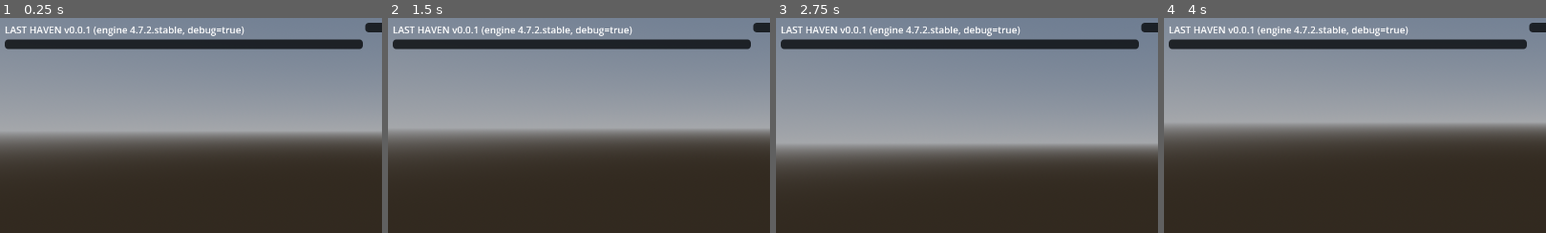
Above: before the commit, frames 1-4 (left to right).
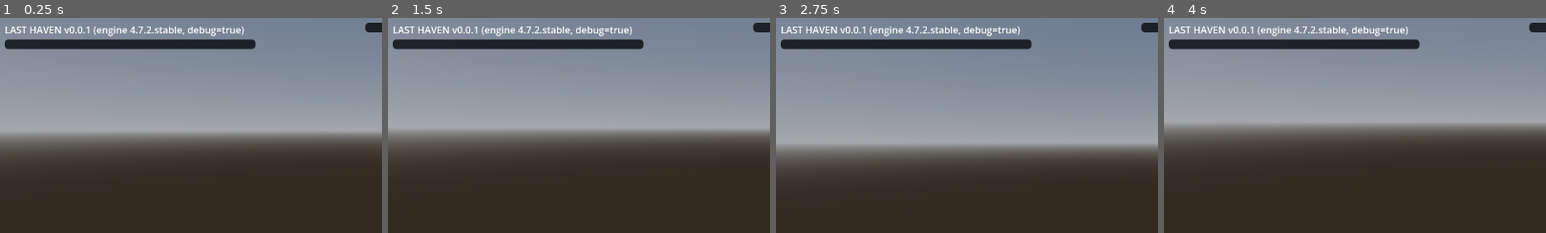
Above: after the commit, the same moments.

Repository: daesunryang/Project-ZSS
Game: Godot game, scene res://scenes/main/main.tscn
The game is run twice, just before and just after one commit, with the same random seed, the same clock (stepped at 60 frames per second) and the same inputs.
Inputs (mouse positions are % of the whole screen's width and height, from its top left):
- Up to frame 1 (0.25 s): no input
- Up to frame 2 (1.5 s): tap Enter at 0.5 s; move the mouse to (55, 50) at 0.52 s; hold W (move_forward) from 0.53 s (still down); tap U (container_take) at 0.6 s; click (55, 50) at 0.67 s; tap Ctrl (drop_stack) at 0.8, 1.35 s; tap Y (trade_accept) at 1.25 s; move the mouse to (45, 50) at 1.27 s
- Up to frame 3 (2.75 s): keep holding W (move_forward); tap C (prone) at 1.55, 2.1 s; tap Y (trade_accept) at 2 s; move the mouse to (52, 48) at 2.02 s; tap R (rest) at 2.3 s
- Up to frame 4 (4 s): keep holding W (move_forward); tap Y (trade_accept) at 2.75, 3.05, 3.5, 3.6 s; move the mouse to (49, 52) at 2.77 s; tap R (rest) at 2.85 s; click (49, 52) at 2.92 s; move the mouse to (57, 51) at 3.52 s; tap U (container_take) at 3.8 s
The pictures show only the part of the screen within x 0-50%, y 0-50%; the shares and areas given below are measured in that part.

The runs differ from the first frame. In frame 1, 1.4% of the frame differs, in the area x 66-95%, y 9-15%; in frame 2, 1.4%; in frame 3, 1.4%; in frame 4, 1.4%.

Commit message:
Fix the build preview aim and the left HUD width a real window showed
The build preview no longer picks a spot beyond the 4 m placement range
or the player's own tile/edge with the default camera: the aim point is
pulled into range in front of the player, so the ghost is valid (green).
The left HUD column is narrower (setting) and wraps instead of covering
half the screen. docs/15 §16.2 gets the PERF-2 traffic table measured
again after the ENet bandwidth fix (FASTLZ stays the default).

Checked in a real 1280x720 window by the coordinator: no overlap, the
ghost is valid but still mostly hidden behind the character (follow-up).

Implemented by Codex; checked by the coordinator.

Co-Authored-By: Claude Opus 5.5 <noreply@anthropic.com>

Diff:
--- a/data/tuning/client_presentation_settings.tres
+++ b/data/tuning/client_presentation_settings.tres
@@ -20,6 +20,7 @@
 attack_result_duration_sec = 2.0
 hud_event_line_count = 5
 hud_panel_color = Color(0.035, 0.045, 0.055, 0.82)
+hud_left_column_width_px = 420
 hud_panel_padding_px = 8
 hud_panel_corner_radius_px = 6
 hud_stack_separation_px = 6
--- a/scenes/main/client_view.tscn
+++ b/scenes/main/client_view.tscn
@@ -72,7 +72,7 @@
 unique_name_in_owner = true
 offset_left = 8.0
 offset_top = 36.0
-offset_right = 608.0
+offset_right = 428.0
 offset_bottom = 36.0
 
 [node name="LeftHudStack" type="VBoxContainer" parent="Hud/LeftHudPanel"]
@@ -83,18 +83,21 @@
 unique_name_in_owner = true
 visible = false
 layout_mode = 2
+autowrap_mode = 3
 text = "생존 상태"
 
 [node name="InventoryLabel" type="Label" parent="Hud/LeftHudPanel/LeftHudStack"]
 unique_name_in_owner = true
 visible = false
 layout_mode = 2
+autowrap_mode = 3
 text = "소지품"
 
 [node name="TradeLabel" type="Label" parent="Hud/LeftHudPanel/LeftHudStack"]
 unique_name_in_owner = true
 visible = false
 layout_mode = 2
+autowrap_mode = 3
 text = "거래"
 
 [node name="RightHudPanel" type="PanelContainer" parent="Hud"]
--- a/scripts/presentation/build_mode_policy.gd
+++ b/scripts/presentation/build_mode_policy.gd
@@ -4,6 +4,8 @@
 ## Results are suggestions only; BuildingService remains authoritative.
 
 const NO_HIT: Dictionary = {"hit": false}
+const AIM_SAMPLE_STEP_FRACTION: float = 0.25
+const AIM_RANGE_EPSILON_M: float = 0.0001
 
 
 static func ground_hit(ray_origin: Vector3, ray_direction: Vector3, ground_y: float, ray_length_m: float) -> Variant:
@@ -16,6 +18,71 @@
 	if distance < 0.0 or distance > ray_length_m:
 		return null
 	return ray_origin + direction * distance
+
+
+## Picks the grid slot nearest the ground point under the centre ray while
+## keeping its anchor in placement range and off the tile/edges occupied by
+## the local player. This only moves the client ghost; the server still owns
+## placement validation.
+static func aimed_placement(ray_origin: Vector3, ray_direction: Vector3, ground_y: float, ray_length_m: float, player_position: Vector3, placement_range_m: float, definition: StructureDefinition, grid: StructureGrid, rotation_steps: int) -> Dictionary:
+	if definition == null or grid == null or placement_range_m <= 0.0 or not player_position.is_finite():
+		return NO_HIT
+	var hit: Variant = ground_hit(ray_origin, ray_direction, ground_y, ray_length_m)
+	if not hit is Vector3:
+		return NO_HIT
+	var ground_point: Vector3 = hit as Vector3
+	var flat_aim: Vector2 = Vector2(ground_point.x - player_position.x, ground_point.z - player_position.z)
+	if flat_aim.is_zero_approx():
+		flat_aim = Vector2(ray_direction.x, ray_direction.z)
+	if flat_aim.is_zero_approx():
+		return NO_HIT
+	var forward: Vector2 = flat_aim.normalized()
+	var preferred_distance: float = minf(flat_aim.length(), placement_range_m)
+	var step_m: float = maxf(grid.module_m * AIM_SAMPLE_STEP_FRACTION, AIM_RANGE_EPSILON_M)
+	var step_count: int = ceili(placement_range_m / step_m) + 1
+	var candidate: Dictionary = _placement_at_distance(player_position, ground_y, forward, preferred_distance, definition, grid, rotation_steps)
+	if _candidate_fits_aim(candidate, definition, grid, player_position, placement_range_m):
+		return candidate
+	# Search nearest to the intended point. A far intersection searches back
+	# toward the player; an intersection on the player searches forward.
+	for index: int in range(1, step_count + 1):
+		var delta_m: float = float(index) * step_m
+		var inward_distance: float = preferred_distance - delta_m
+		if inward_distance >= 0.0:
+			candidate = _placement_at_distance(player_position, ground_y, forward, inward_distance, definition, grid, rotation_steps)
+			if _candidate_fits_aim(candidate, definition, grid, player_position, placement_range_m):
+				return candidate
+		var outward_distance: float = preferred_distance + delta_m
+		if outward_distance <= placement_range_m:
+			candidate = _placement_at_distance(player_position, ground_y, forward, outward_distance, definition, grid, rotation_steps)
+			if _candidate_fits_aim(candidate, definition, grid, player_position, placement_range_m):
+				return candidate
+	return NO_HIT
+
+
+static func _placement_at_distance(player_position: Vector3, ground_y: float, forward: Vector2, distance_m: float, definition: StructureDefinition, grid: StructureGrid, rotation_steps: int) -> Dictionary:
+	var point: Vector3 = Vector3(
+		player_position.x + forward.x * distance_m,
+		ground_y,
+		player_position.z + forward.y * distance_m
+	)
+	return placement_at(point, definition, grid, rotation_steps)
+
+
+static func _candidate_fits_aim(candidate: Dictionary, definition: StructureDefinition, grid: StructureGrid, player_position: Vector3, placement_range_m: float) -> bool:
+	if candidate.is_empty() or not bool(candidate.get("hit", false)):
+		return false
+	var anchor: Vector3 = candidate["anchor"]
+	if StructureGrid.flat_distance(player_position, anchor) > placement_range_m + AIM_RANGE_EPSILON_M:
+		return false
+	var player_tile: Vector2i = grid.tile_of(player_position)
+	if not definition.is_edge():
+		return candidate["tile"] != player_tile
+	var slot: Vector3i = candidate["slot"]
+	for rotation: int in range(StructureGrid.ROTATION_COUNT):
+		if slot == StructureGrid.slot_of(StructureDefinition.Placement.EDGE, player_tile, rotation):
+			return false
+	return true
 
 
 ## Placement at a ground point. Edge pieces start at the nearest edge; each
--- a/scripts/presentation/build_presentation.gd
+++ b/scripts/presentation/build_presentation.gd
@@ -134,8 +134,7 @@
 	if not _build_mode:
 		return
 	var definition: StructureDefinition = _catalog.get_definition(_selected_definition_id)
-	var hit: Variant = BuildModePolicy.ground_hit(camera.global_position, -camera.global_basis.z, 0.0, _settings.build_ray_length_m)
-	_candidate = BuildModePolicy.placement_at(hit as Vector3, definition, _grid, _rotation_steps) if hit is Vector3 else BuildModePolicy.NO_HIT
+	_candidate = BuildModePolicy.aimed_placement(camera.global_position, -camera.global_basis.z, 0.0, _settings.build_ray_length_m, _local_position(), _settings.build_preview_range_m, definition, _grid, _rotation_steps)
 	_candidate_valid = map != null and map.is_known() and BuildModePolicy.preview_is_valid(_candidate, _mirror, _local_position(), map.bounds_min, map.bounds_max, _settings.build_preview_range_m, _grid.module_m)
 	if not bool(_candidate.get("hit", false)):
 		_ghost.visible = false
--- a/scripts/presentation/client_presentation_settings.gd
+++ b/scripts/presentation/client_presentation_settings.gd
@@ -24,6 +24,9 @@
 @export_range(1, 20) var hud_event_line_count: int = 5
 ## Shared backdrop and text treatment for the two stacked HUD columns.
 @export var hud_panel_color: Color = Color(0.035, 0.045, 0.055, 0.82)
+## Fixed left-column width at the 1280px reference viewport. Its labels wrap
+## inside this width instead of expanding toward the right HUD column.
+@export_range(240, 600) var hud_left_column_width_px: int = 420
 @export_range(0, 32) var hud_panel_padding_px: int = 8
 @export_range(0, 32) var hud_panel_corner_radius_px: int = 6
 @export_range(0, 32) var hud_stack_separation_px: int = 6
@@ -245,6 +248,8 @@
 		errors.append("attack_result_duration_sec must be > 0")
 	if hud_event_line_count <= 0:
 		errors.append("hud_event_line_count must be > 0")
+	if hud_left_column_width_px <= 0:
+		errors.append("hud_left_column_width_px must be > 0")
 	if hud_panel_padding_px < 0 or hud_panel_corner_radius_px < 0 or hud_stack_separation_px < 0 or hud_text_outline_size_px < 0:
 		errors.append("HUD panel dimensions and text outline size must be >= 0")
 	if death_message.is_empty():
--- a/scripts/presentation/client_view.gd
+++ b/scripts/presentation/client_view.gd
@@ -178,6 +178,7 @@
 ## Applies one data-driven treatment to the stacked HUD columns. The scene
 ## owns layout; presentation settings own contrast and spacing.
 func _apply_hud_style() -> void:
+	_left_hud_panel.offset_right = _left_hud_panel.offset_left + float(_presentation.hud_left_column_width_px)
 	var panel_style: StyleBoxFlat = StyleBoxFlat.new()
 	panel_style.bg_color = _presentation.hud_panel_color
 	panel_style.content_margin_left = float(_presentation.hud_panel_padding_px)
@@ -203,6 +204,8 @@
 	for label: Label in column_labels:
 		label.add_theme_color_override(&"font_outline_color", _presentation.hud_text_outline_color)
 		label.add_theme_constant_override(&"outline_size", _presentation.hud_text_outline_size_px)
+	for label: Label in [_survival_label, _inventory_label, _trade_label]:
+		label.autowrap_mode = TextServer.AUTOWRAP_WORD_SMART
 
 
 func _exit_tree() -> void:
--- a/tests/unit/build_presentation_test.gd
+++ b/tests/unit/build_presentation_test.gd
@@ -48,6 +48,40 @@
 	assert_false(BuildModePolicy.preview_is_valid(wall, mirror, Vector3(20.0, 0.0, 20.0), Vector2(-2.0, -2.0), Vector2(2.0, 2.0), 4.0, 1.0), "range is preview-only")
 	assert_true(mirror.apply_rows([_row()]) == 1)
 	assert_false(BuildModePolicy.preview_is_valid(wall, mirror, Vector3.ZERO, Vector2(-2.0, -2.0), Vector2(2.0, 2.0), 4.0, 1.0), "mirror occupancy makes the ghost red")
+
+
+func test_default_camera_aim_pulls_a_wall_inside_range_and_off_the_player_edges() -> void:
+	var camera: CameraSettings = CameraSettings.load_or_default()
+	var presentation: ClientPresentationSettings = ClientPresentationSettings.load_or_default()
+	var grid: StructureGrid = StructureGrid.new(1.0)
+	var player_position: Vector3 = Vector3(0.5, 0.0, 0.5)
+	var target: Vector3 = player_position + Vector3.UP * camera.target_height_m
+	var camera_position: Vector3 = CameraOrbitMath.camera_position(target, 0.0, camera.initial_pitch_rad, camera.camera_distance_m)
+	var direction: Vector3 = camera_position.direction_to(target)
+	var definition: StructureDefinition = _catalog().get_definition("dev_wall")
+	var candidate: Dictionary = BuildModePolicy.aimed_placement(camera_position, direction, 0.0, presentation.build_ray_length_m, player_position, presentation.build_preview_range_m, definition, grid, 0)
+	assert_true(bool(candidate.get("hit", false)))
+	assert_true(StructureGrid.flat_distance(player_position, candidate["anchor"]) <= presentation.build_preview_range_m)
+	var player_tile: Vector2i = grid.tile_of(player_position)
+	for rotation: int in range(StructureGrid.ROTATION_COUNT):
+		assert_ne(candidate["slot"], StructureGrid.slot_of(StructureDefinition.Placement.EDGE, player_tile, rotation), "the preview must not use an edge under the player")
+	var mirror: ClientStructureState = ClientStructureState.new(StructureNetSettings.new(), _catalog())
+	assert_true(BuildModePolicy.preview_is_valid(candidate, mirror, player_position, Vector2(-10.0, -10.0), Vector2(10.0, 10.0), presentation.build_preview_range_m, grid.module_m))
+
+
+func test_aim_at_the_players_position_moves_tile_and_edge_pieces_forward() -> void:
+	var grid: StructureGrid = StructureGrid.new(1.0)
+	var catalog: StructureCatalog = _catalog()
+	var player_position: Vector3 = Vector3(0.5, 0.0, 0.5)
+	var camera_position: Vector3 = player_position + Vector3(0.0, 1.0, 1.0)
+	var direction: Vector3 = camera_position.direction_to(player_position)
+	var floor_candidate: Dictionary = BuildModePolicy.aimed_placement(camera_position, direction, 0.0, 100.0, player_position, 4.0, catalog.get_definition("dev_floor"), grid, 0)
+	assert_true(bool(floor_candidate.get("hit", false)))
+	assert_ne(floor_candidate["tile"], grid.tile_of(player_position))
+	var wall_candidate: Dictionary = BuildModePolicy.aimed_placement(camera_position, direction, 0.0, 100.0, player_position, 4.0, catalog.get_definition("dev_wall"), grid, 0)
+	assert_true(bool(wall_candidate.get("hit", false)))
+	for rotation: int in range(StructureGrid.ROTATION_COUNT):
+		assert_ne(wall_candidate["slot"], StructureGrid.slot_of(StructureDefinition.Placement.EDGE, grid.tile_of(player_position), rotation))
 
 
 func test_build_keys_ranges_and_actions_come_from_the_presentation_resource() -> void:
--- a/tests/unit/client_presentation_test.gd
+++ b/tests/unit/client_presentation_test.gd
@@ -73,6 +73,7 @@
 	assert_eq(settings.attack_mouse_button, MOUSE_BUTTON_LEFT)
 	assert_true(settings.hud_event_line_count > 0)
 	assert_true(settings.hud_panel_color.a >= 0.8, "the real-window HUD has a readable backdrop")
+	assert_eq(settings.hud_left_column_width_px, 420)
 	var invalid: ClientPresentationSettings = ClientPresentationSettings.new()
 	invalid.attack_min_interval_sec = 0.0
 	invalid.zombie_capsule_height_m = invalid.zombie_capsule_radius_m
@@ -92,6 +93,14 @@
 	], [&"SurvivalLabel", &"InventoryLabel", &"TradeLabel"])
 	assert_eq(view.get_node("%SurvivalLabel").get_parent(), stack)
 	assert_eq(view.get_node("%InventoryLabel").get_parent(), stack)
+	var panel: PanelContainer = view.get_node("%LeftHudPanel") as PanelContainer
+	var settings: ClientPresentationSettings = ClientPresentationSettings.load_or_default()
+	assert_eq(int(panel.offset_right - panel.offset_left), settings.hud_left_column_width_px)
+	assert_eq((view.get_node("%SurvivalLabel") as Label).autowrap_mode, TextServer.AUTOWRAP_WORD_SMART)
+	# At the 1280px reference viewport the narrowed left panel ends before
+	# the right panel begins, even before either stack gets any text.
+	var right_panel: PanelContainer = view.get_node("%RightHudPanel") as PanelContainer
+	assert_true(panel.offset_right < 1280.0 + right_panel.offset_left)
 	view.free()
 
 
Not shown, changed: docs/11_ui_art_audio.md
Not shown, changed: docs/15_risks_and_open_questions.md
Not shown, added: notes/fix-build-aim-hud.md
